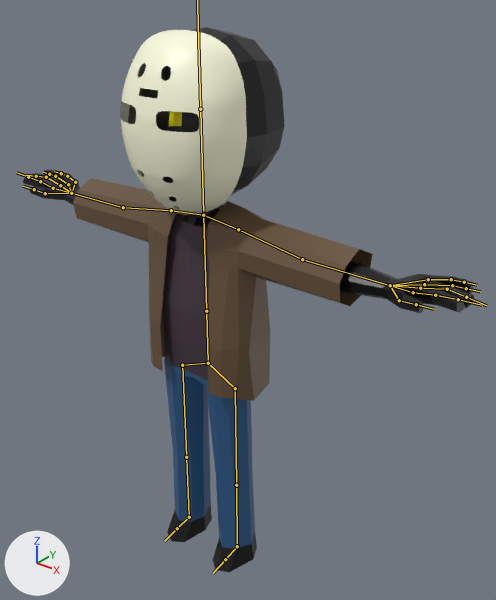
The FBX model Scenes/Prefab/killer.fbx, before and after one commit.
The view is the same before and after, from a 50 mm camera at (5.98, -6.59, 8.79) aimed at (0.29, 0.52, 4.39). Arrows for +X, +Y and +Z are at lower left; the lights stay in place. Both versions are drawn at frame 20 of the action 'アーマチュア|Run'; the numbers are the values there. The bones that bend it are drawn over the model as lines.
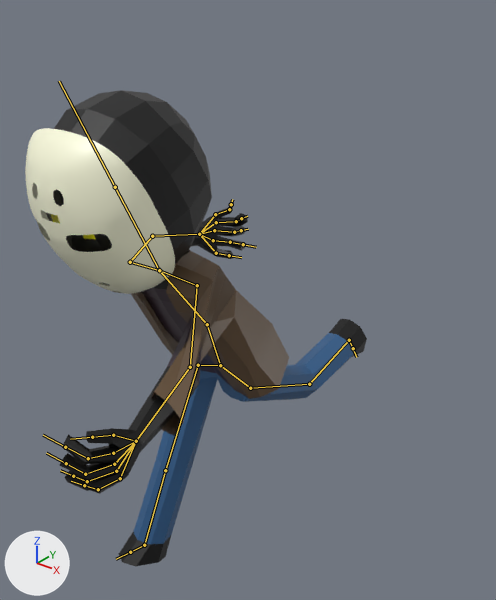
Changed parts and their boxes [x1, y1, x2, y2] in the pictures (496 x 600 px):
'Cube.003', posed (24% narrower, 13% shorter): before [23, 27, 474, 572]; after [25, 90, 367, 566]
bone 'Bone', root to tip: before (203, 214) to (200, 109); after (159, 270) to (115, 187)
bone 'Bone_L', root to tip: before (203, 215) to (171, 210); after (159, 270) to (130, 262)
bone 'Bone_L.001', root to tip: before (171, 210) to (123, 207); after (130, 262) to (152, 236)
bone 'Bone_L.002', root to tip: before (123, 207) to (71, 193); after (152, 236) to (199, 234)
bone 'Bone_L.003', root to tip: before (71, 193) to (45, 193); after (199, 234) to (216, 253)
bone 'Bone_L.004', root to tip: before (45, 193) to (34, 189); after (216, 253) to (229, 255)
bone 'Bone_L.005', root to tip: before (71, 193) to (53, 188); after (199, 234) to (213, 240)
bone 'Bone_L.006', root to tip: before (53, 188) to (40, 181); after (213, 240) to (230, 242)
bone 'Bone_L.007', root to tip: before (40, 181) to (28, 177); after (230, 242) to (243, 244)
bone 'Bone_L.008', root to tip: before (71, 193) to (60, 185); after (199, 234) to (214, 230)
bone 'Bone_L.009', root to tip: before (60, 185) to (46, 177); after (214, 230) to (234, 232)
bone 'Bone_L.010', root to tip: before (46, 177) to (36, 176); after (234, 232) to (241, 230)
bone 'Bone_L.011', root to tip: before (71, 193) to (68, 184); after (199, 234) to (216, 222)
bone 'Bone_L.012', root to tip: before (68, 184) to (55, 176); after (216, 222) to (236, 221)
bone 'Bone_L.013', root to tip: before (55, 176) to (49, 174); after (236, 221) to (241, 218)
bone 'Bone_L.014', root to tip: before (71, 193) to (75, 182); after (199, 234) to (215, 214)
bone 'Bone_L.015', root to tip: before (75, 182) to (67, 176); after (215, 214) to (229, 209)
bone 'Bone_L.016', root to tip: before (67, 176) to (61, 173); after (229, 209) to (231, 204)
bone 'Bone_R', root to tip: before (203, 215) to (238, 229); after (159, 270) to (197, 285)
bone 'Bone_R.001', root to tip: before (238, 229) to (302, 259); after (197, 285) to (190, 367)
bone 'Bone_R.002', root to tip: before (302, 259) to (390, 285); after (190, 367) to (136, 441)
bone 'Bone_R.003', root to tip: before (390, 285) to (399, 300); after (136, 441) to (113, 435)
bone 'Bone_R.004', root to tip: before (399, 300) to (416, 304); after (113, 435) to (92, 437)
bone 'Bone_R.005', root to tip: before (390, 285) to (413, 292); after (136, 441) to (113, 453)
bone 'Bone_R.006', root to tip: before (413, 292) to (435, 295); after (113, 453) to (88, 458)
bone 'Bone_R.007', root to tip: before (435, 295) to (458, 299); after (88, 458) to (65, 447)
bone 'Bone_R.008', root to tip: before (390, 285) to (420, 288); after (136, 441) to (114, 464)
bone 'Bone_R.009', root to tip: before (420, 288) to (447, 289); after (114, 464) to (85, 474)
bone 'Bone_R.010', root to tip: before (447, 289) to (466, 297); after (85, 474) to (66, 463)
bone 'Bone_R.011', root to tip: before (390, 285) to (424, 284); after (136, 441) to (116, 471)
bone 'Bone_R.012', root to tip: before (424, 284) to (452, 285); after (116, 471) to (87, 481)
bone 'Bone_R.013', root to tip: before (452, 285) to (466, 288); after (87, 481) to (73, 476)
bone 'Bone_R.014', root to tip: before (390, 285) to (428, 279); after (136, 441) to (120, 478)
bone 'Bone_R.015', root to tip: before (428, 279) to (451, 279); after (120, 478) to (98, 489)
bone 'Bone_R.016', root to tip: before (451, 279) to (464, 282); after (98, 489) to (84, 485)
bone 'Bone.001', root to tip: before (203, 215) to (206, 311); after (159, 270) to (207, 324)
bone 'Bone.002', root to tip: before (206, 311) to (208, 363); after (207, 324) to (220, 365)
bone 'Bone.001_L.001', root to tip: before (235, 388) to (236, 485); after (250, 388) to (309, 384)
bone 'Bone.001_L.002', root to tip: before (236, 485) to (237, 546); after (309, 384) to (349, 340)
bone 'Bone.001_L.003', root to tip: before (237, 546) to (225, 559); after (349, 340) to (353, 348)
bone 'Bone.001_R.001', root to tip: before (182, 365) to (186, 457); after (198, 365) to (165, 470)
bone 'Bone.001_R.002', root to tip: before (186, 457) to (189, 517); after (165, 470) to (144, 545)

The edits, one by one:
Bone 'Bone' (bone_bone) moves from (0.0, 0.0, 0.0) to (0.0, -1.46, -2.45).
Bone 'Bone' (bone_bone) turns from (0, 0, 0) to (-26, 0, 0) degrees about its own x, y and z.
Bone 'Bone_L' (bone_bone_l) moves from (0.0, 0.0, 0.0) to (-2.42, 0.16, -1.44).
Bone 'Bone_L' (bone_bone_l) turns from (0, 0, 0) to (2, -41, -5) degrees about its own x, y and z.
Bone 'Bone_L.001' (bone_bone_l_001) turns from (0, 0, 0) to (-66, -48, 15) degrees about its own x, y and z.
Bone 'Bone_L.002' (bone_bone_l_002) turns from (0, 0, 0) to (-30, 22, 9) degrees about its own x, y and z.
Bone 'Bone_L.003' (bone_bone_l_003) turns from (0, 0, 0) to (-24, 15, -52) degrees about its own x, y and z.
Bone 'Bone_L.004' (bone_bone_l_004) turns from (0, 0, 0) to (-19, 2, -30) degrees about its own x, y and z.
Bone 'Bone_L.005' (bone_bone_l_005) turns from (0, 0, 0) to (-12, -1, -16) degrees about its own x, y and z.
Bone 'Bone_L.006' (bone_bone_l_006) turns from (0, 0, 0) to (-16, -22, -50) degrees about its own x, y and z.
Bone 'Bone_L.007' (bone_bone_l_007) turns from (0, 0, 0) to (-5, 9, -27) degrees about its own x, y and z.
Bone 'Bone_L.008' (bone_bone_l_008) turns from (0, 0, 0) to (-13, -9, -8) degrees about its own x, y and z.
Bone 'Bone_L.009' (bone_bone_l_009) turns from (0, 0, 0) to (-23, -36, -38) degrees about its own x, y and z.
Bone 'Bone_L.010' (bone_bone_l_010) turns from (0, 0, 0) to (-37, 4, -29) degrees about its own x, y and z.
Bone 'Bone_L.011' (bone_bone_l_011) turns from (0, 0, 0) to (-14, -14, 2) degrees about its own x, y and z.
Bone 'Bone_L.012' (bone_bone_l_012) turns from (0, 0, 0) to (-17, -33, -51) degrees about its own x, y and z.
Bone 'Bone_L.013' (bone_bone_l_013) turns from (0, 0, 0) to (-12, -13, -29) degrees about its own x, y and z.
Bone 'Bone_L.014' (bone_bone_l_014) turns from (0, 0, 0) to (-10, -17, 5) degrees about its own x, y and z.
Bone 'Bone_L.015' (bone_bone_l_015) turns from (0, 0, 0) to (-54, -54, -16) degrees about its own x, y and z.
Bone 'Bone_L.016' (bone_bone_l_016) turns from (0, 0, 0) to (-6, -17, -50) degrees about its own x, y and z.
Bone 'Bone_R' (bone_bone_r) moves from (0.0, 0.0, 0.0) to (2.42, 0.16, -1.44).
Bone 'Bone_R' (bone_bone_r) turns from (0, 0, 0) to (2, 41, 5) degrees about its own x, y and z.
Bone 'Bone_R.001' (bone_bone_r_001) turns from (0, 0, 0) to (-13, -79, -57) degrees about its own x, y and z.
Bone 'Bone_R.002' (bone_bone_r_002) turns from (0, 0, 0) to (-17, -15, -37) degrees about its own x, y and z.
Bone 'Bone_R.003' (bone_bone_r_003) turns from (0, 0, 0) to (-12, -13, 9) degrees about its own x, y and z.
Bone 'Bone_R.004' (bone_bone_r_004) turns from (0, 0, 0) to (-20, -9, 31) degrees about its own x, y and z.
Bone 'Bone_R.005' (bone_bone_r_005) turns from (0, 0, 0) to (-16, -5, 9) degrees about its own x, y and z.
Bone 'Bone_R.006' (bone_bone_r_006) turns from (0, 0, 0) to (-20, -8, 25) degrees about its own x, y and z.
Bone 'Bone_R.007' (bone_bone_r_007) turns from (0, 0, 0) to (-1, -14, 42) degrees about its own x, y and z.
Bone 'Bone_R.008' (bone_bone_r_008) turns from (0, 0, 0) to (-19, 1, 1) degrees about its own x, y and z.
Bone 'Bone_R.009' (bone_bone_r_009) turns from (0, 0, 0) to (-16, -7, 27) degrees about its own x, y and z.
Bone 'Bone_R.010' (bone_bone_r_010) turns from (0, 0, 0) to (-30, -11, 19) degrees about its own x, y and z.
Bone 'Bone_R.011' (bone_bone_r_011) turns from (0, 0, 0) to (-16, 7, -9) degrees about its own x, y and z.
Bone 'Bone_R.012' (bone_bone_r_012) turns from (0, 0, 0) to (-18, -5, 32) degrees about its own x, y and z.
Bone 'Bone_R.013' (bone_bone_r_013) turns from (0, 0, 0) to (-23, -9, 28) degrees about its own x, y and z.
Bone 'Bone_R.014' (bone_bone_r_014) turns from (0, 0, 0) to (-11, 10, -12) degrees about its own x, y and z.
Bone 'Bone_R.015' (bone_bone_r_015) turns from (0, 0, 0) to (-26, 2, 17) degrees about its own x, y and z.
Bone 'Bone_R.016' (bone_bone_r_016) turns from (0, 0, 0) to (-18, -12, 30) degrees about its own x, y and z.
Bone 'Bone.001' (bone_bone_001) moves from (0.0, 0.0, 0.0) to (0.0, 1.45, 2.42).
Bone 'Bone.001' (bone_bone_001) turns from (0, 0, 0) to (-37, 0, 0) degrees about its own x, y and z.
Bone 'Bone.002' (bone_bone_002) turns from (0, 0, 0) to (19, 0, 0) degrees about its own x, y and z.
Bone 'Bone.001_L.001' (bone_bone_001_l_001) turns from (0, 0, 0) to (-47, 1, 1) degrees about its own x, y and z.
Bone 'Bone.001_L.002' (bone_bone_001_l_002) turns from (0, 0, 0) to (-39, 0, 1) degrees about its own x, y and z.
Bone 'Bone.001_L.003' (bone_bone_001_l_003) turns from (0, 0, 0) to (-10, 0, 0) degrees about its own x, y and z.
Bone 'Bone.001_R.001' (bone_bone_001_r_001) turns from (0, 0, 0) to (46, 0, 1) degrees about its own x, y and z.
Bone 'Bone.001_R.002' (bone_bone_001_r_002) turns from (0, 0, 0) to (-2, 0, 0) degrees about its own x, y and z.
